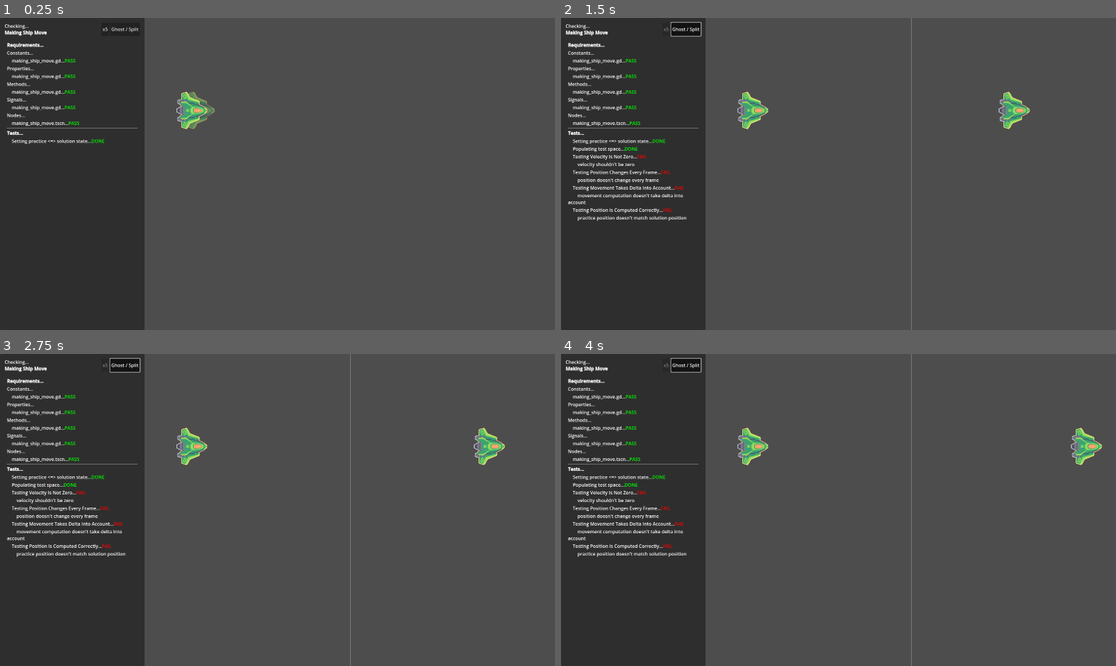
Above: before the commit, frames 1-4 (two rows, left to right).
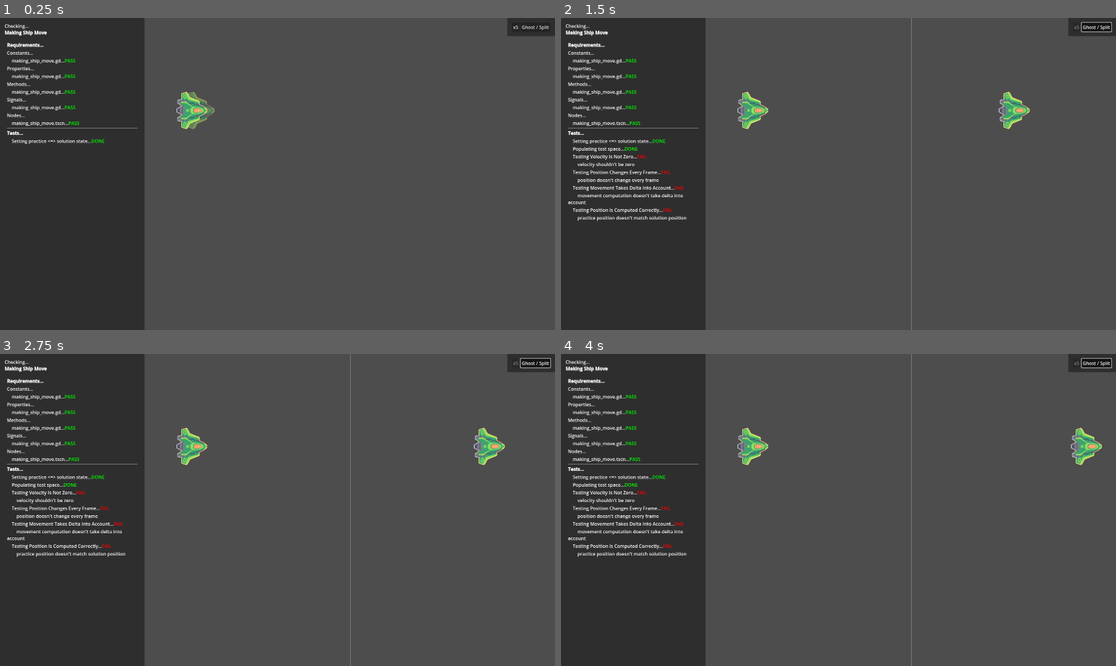
Above: after the commit, the same moments.

Repository: GDQuest/GDPractice
Game: Godot game, scene res://practices/making_ship_move/making_ship_move.tscn
Same seed, same stepped clock (60 frames per second), same inputs: the game is played once before the commit and once after it.
Inputs:
- Up to frame 1 (0.25 s): no input
- Up to frame 2 (1.5 s): click "x5" at 0.5 s; click "Ghost / Split" at 1.25 s
- Up to frame 3 (2.75 s): hold D (move_right) from 2.03 s (still down)
- Up to frame 4 (4 s): release D (move_right) at 2.78 s; hold S (move_down) 2.78-3.53 s; hold D (move_right) from 3.53 s (still down)

The runs differ from the first frame. In frame 1, 0.5% of the frame differs, in the area x 18-100%, y 0-6%; in frame 2, 0.7%, in the area x 18-100%, y 0-7%; in frame 3, 0.7%; in frame 4, 0.7%.

Commit message:
chore: extract tester controls into sepparate panel

Diff:
--- a/tester/tester.gd
+++ b/tester/tester.gd
@@ -6,7 +6,7 @@
 var _practice_info := {}
 var _input_map := {}
 
-@onready var h_box_container: HBoxContainer = %HBoxContainer
+@onready var log_panel_container: PanelContainer = %LogPanelContainer
 @onready var title_rich_text_label: RichTextLabel = %TitleRichTextLabel
 @onready var checks_v_box_container: VBoxContainer = %ChecksVBoxContainer
 @onready var ghost_layout: Control = %GhostLayout
@@ -17,7 +17,7 @@
 
 func _ready() -> void:
 	if OS.has_feature("web"):
-		h_box_container.queue_free()
+		log_panel_container.queue_free()
 	else:
 		Logger.setup(title_rich_text_label, checks_v_box_container)
 
--- a/tester/tester.tscn
+++ b/tester/tester.tscn
@@ -14,7 +14,6 @@
 script = ExtResource("1_awhsl")
 
 [node name="HBoxContainer" type="HBoxContainer" parent="."]
-unique_name_in_owner = true
 layout_mode = 1
 anchors_preset = 15
 anchor_right = 1.0
@@ -22,46 +21,32 @@
 grow_horizontal = 2
 grow_vertical = 2
 
-[node name="PanelContainer" type="PanelContainer" parent="HBoxContainer"]
+[node name="LogPanelContainer" type="PanelContainer" parent="HBoxContainer"]
+unique_name_in_owner = true
 custom_minimum_size = Vector2(500, 0)
 layout_mode = 2
 
-[node name="MarginContainer" type="MarginContainer" parent="HBoxContainer/PanelContainer"]
+[node name="MarginContainer" type="MarginContainer" parent="HBoxContainer/LogPanelContainer"]
 layout_mode = 2
 theme_override_constants/margin_left = 16
 theme_override_constants/margin_top = 16
 theme_override_constants/margin_right = 16
 theme_override_constants/margin_bottom = 16
 
-[node name="VBoxContainer" type="VBoxContainer" parent="HBoxContainer/PanelContainer/MarginContainer"]
+[node name="VBoxContainer" type="VBoxContainer" parent="HBoxContainer/LogPanelContainer/MarginContainer"]
 layout_mode = 2
 
-[node name="HBoxContainer" type="HBoxContainer" parent="HBoxContainer/PanelContainer/MarginContainer/VBoxContainer"]
-layout_mode = 2
-
-[node name="TitleRichTextLabel" type="RichTextLabel" parent="HBoxContainer/PanelContainer/MarginContainer/VBoxContainer/HBoxContainer"]
+[node name="TitleRichTextLabel" type="RichTextLabel" parent="HBoxContainer/LogPanelContainer/MarginContainer/VBoxContainer"]
 unique_name_in_owner = true
 layout_mode = 2
 size_flags_horizontal = 3
 bbcode_enabled = true
 fit_content = true
 
-[node name="ToggleX5Button" type="Button" parent="HBoxContainer/PanelContainer/MarginContainer/VBoxContainer/HBoxContainer"]
-unique_name_in_owner = true
-layout_mode = 2
-toggle_mode = true
-text = "x5"
-
-[node name="ToggleLayoutButton" type="Button" parent="HBoxContainer/PanelContainer/MarginContainer/VBoxContainer/HBoxContainer"]
-unique_name_in_owner = true
-layout_mode = 2
-toggle_mode = true
-text = "Ghost / Split"
-
-[node name="HSeparator" type="HSeparator" parent="HBoxContainer/PanelContainer/MarginContainer/VBoxContainer"]
+[node name="HSeparator" type="HSeparator" parent="HBoxContainer/LogPanelContainer/MarginContainer/VBoxContainer"]
 layout_mode = 2
 
-[node name="MarginContainer" type="MarginContainer" parent="HBoxContainer/PanelContainer/MarginContainer/VBoxContainer"]
+[node name="MarginContainer" type="MarginContainer" parent="HBoxContainer/LogPanelContainer/MarginContainer/VBoxContainer"]
 layout_mode = 2
 size_flags_vertical = 3
 theme_override_constants/margin_left = 8
@@ -69,10 +54,10 @@
 theme_override_constants/margin_right = 8
 theme_override_constants/margin_bottom = 8
 
-[node name="ScrollContainer" type="ScrollContainer" parent="HBoxContainer/PanelContainer/MarginContainer/VBoxContainer/MarginContainer"]
+[node name="ScrollContainer" type="ScrollContainer" parent="HBoxContainer/LogPanelContainer/MarginContainer/VBoxContainer/MarginContainer"]
 layout_mode = 2
 
-[node name="ChecksVBoxContainer" type="VBoxContainer" parent="HBoxContainer/PanelContainer/MarginContainer/VBoxContainer/MarginContainer/ScrollContainer"]
+[node name="ChecksVBoxContainer" type="VBoxContainer" parent="HBoxContainer/LogPanelContainer/MarginContainer/VBoxContainer/MarginContainer/ScrollContainer"]
 unique_name_in_owner = true
 layout_mode = 2
 size_flags_horizontal = 3
@@ -86,3 +71,34 @@
 unique_name_in_owner = true
 visible = false
 layout_mode = 2
+
+[node name="ControlsPanelContainer" type="PanelContainer" parent="."]
+layout_mode = 1
+anchors_preset = 1
+anchor_left = 1.0
+anchor_right = 1.0
+offset_left = -32.0
+offset_bottom = 32.0
+grow_horizontal = 0
+
+[node name="MarginContainer" type="MarginContainer" parent="ControlsPanelContainer"]
+layout_mode = 2
+theme_override_constants/margin_left = 16
+theme_override_constants/margin_top = 16
+theme_override_constants/margin_right = 16
+theme_override_constants/margin_bottom = 16
+
+[node name="HBoxContainer" type="HBoxContainer" parent="ControlsPanelContainer/MarginContainer"]
+layout_mode = 2
+
+[node name="ToggleX5Button" type="Button" parent="ControlsPanelContainer/MarginContainer/HBoxContainer"]
+unique_name_in_owner = true
+layout_mode = 2
+toggle_mode = true
+text = "x5"
+
+[node name="ToggleLayoutButton" type="Button" parent="ControlsPanelContainer/MarginContainer/HBoxContainer"]
+unique_name_in_owner = true
+layout_mode = 2
+toggle_mode = true
+text = "Ghost / Split"
